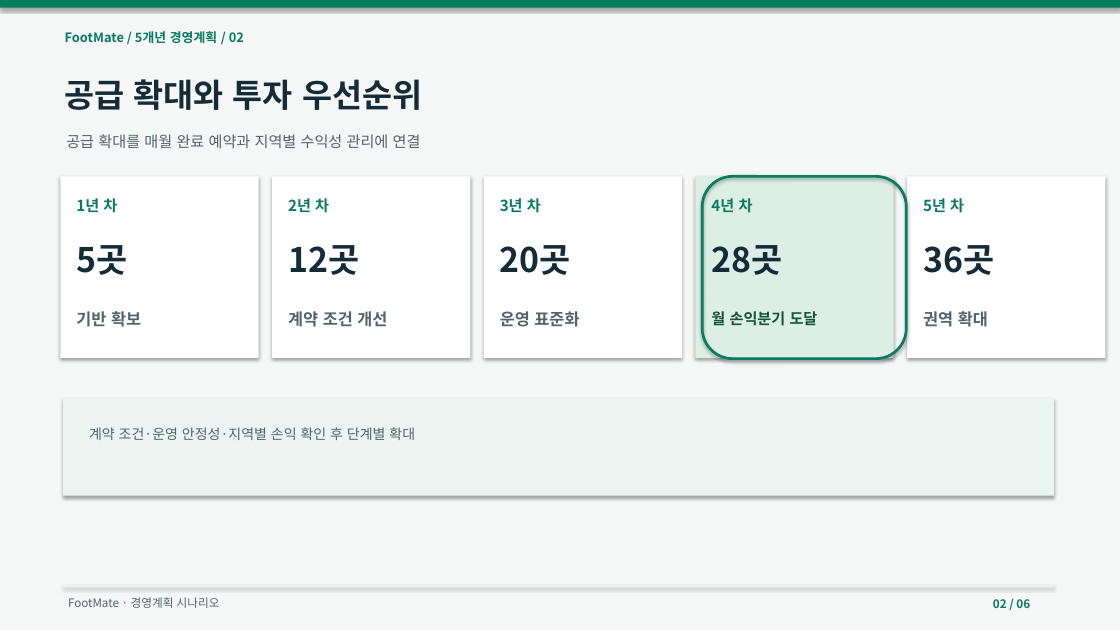
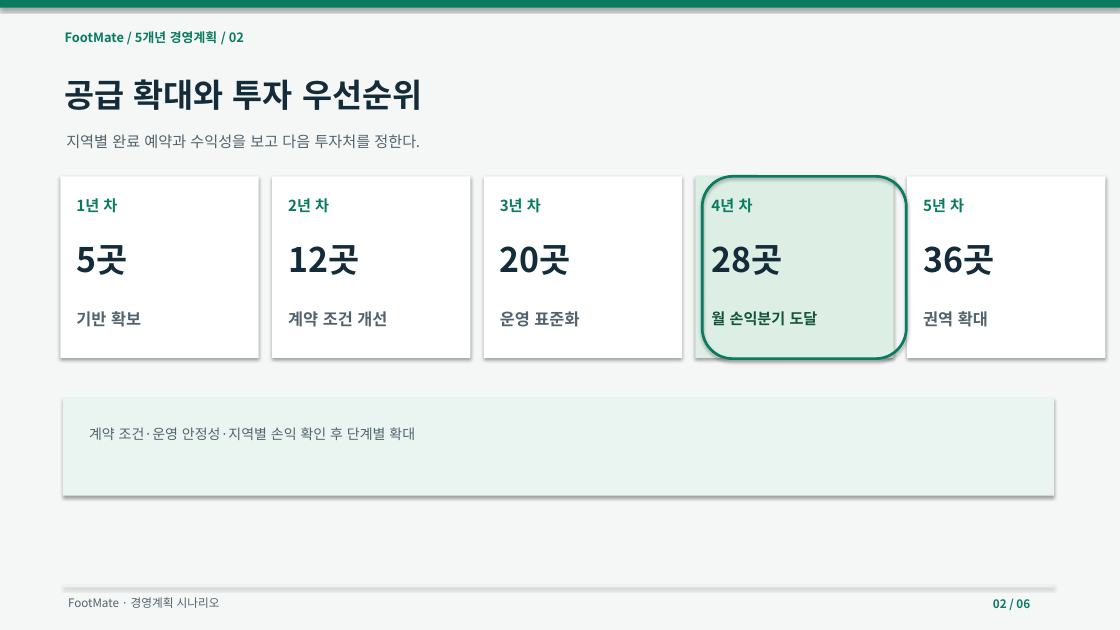
Before and after one commit to dohyunkimmm/footmate-case-study, a slide deck: slide 2 of src/case-study/downloads/footmate_5year_strategy.pptx. Drawn at 1120x630 pixels with LibreOffice and Linux fonts; fonts in the diff are those of the drawing. Boxes give left, top, right and bottom in pixels: in the first picture for what was removed or moved away, otherwise in the second. Text is boxed around its words. In the diff, an @@ line names an element or a change of style, - is before the commit and + after.

```diff
--- a/src/case-study/downloads/footmate_5year_strategy.pptx
+++ b/src/case-study/downloads/footmate_5year_strategy.pptx
@@ text at (66,134,420,148): text changed @@
-공급 확대를 매월 완료 예약과 지역별 수익성 관리에 연결
+지역별 완료 예약과 수익성을 보고 다음 투자처를 정한다.
```
Also in this commit, not shown: 8 other files.
